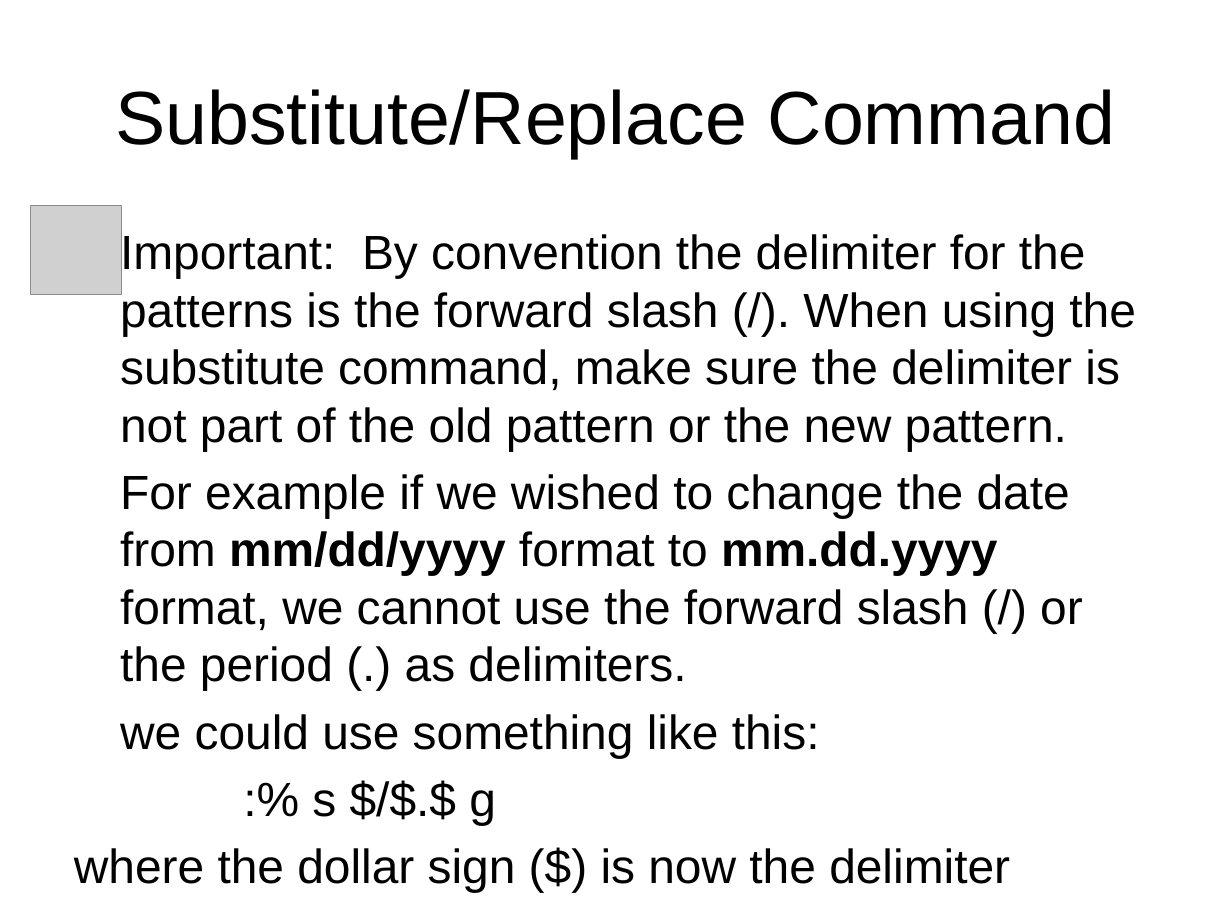
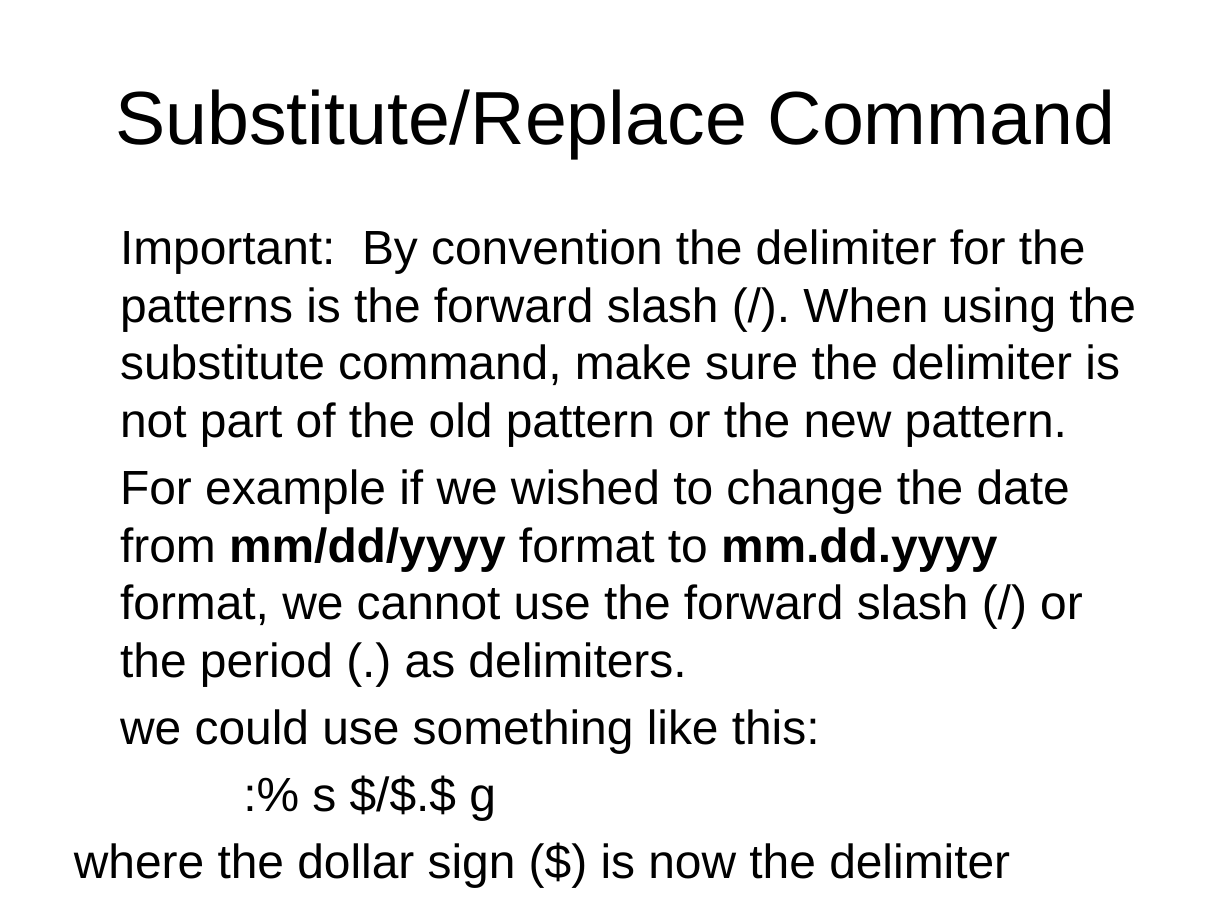
Before and after one commit to jb23lm87/OS-prednasky, a slide deck: slide 25 of LC UNIX/vi editor 1.pptx. Drawn at 1232x924 pixels with LibreOffice and Linux fonts; fonts in the diff are those of the drawing; grey boxes stand for pictures. Boxes give left, top, right and bottom in pixels: in the first picture for what was removed or moved away, otherwise in the second. Text is boxed around its words. In the diff, an @@ line names an element or a change of style, - is before the commit and + after.

```diff
--- a/LC UNIX/vi editor 1.pptx
+++ b/LC UNIX/vi editor 1.pptx
@@ picture removed at [31, 206, 122, 296] @@
@@ text "Important: By convention the delimiter ...": place and size @@
-text "Important: By convention the delimiter ..." at [74, 231, 1136, 892]
+text "Important: By convention the delimiter ..." at [74, 229, 1136, 887]
```
Also in this commit, not shown: 13 other slides changed, 1 slide added, 1 slide removed.
